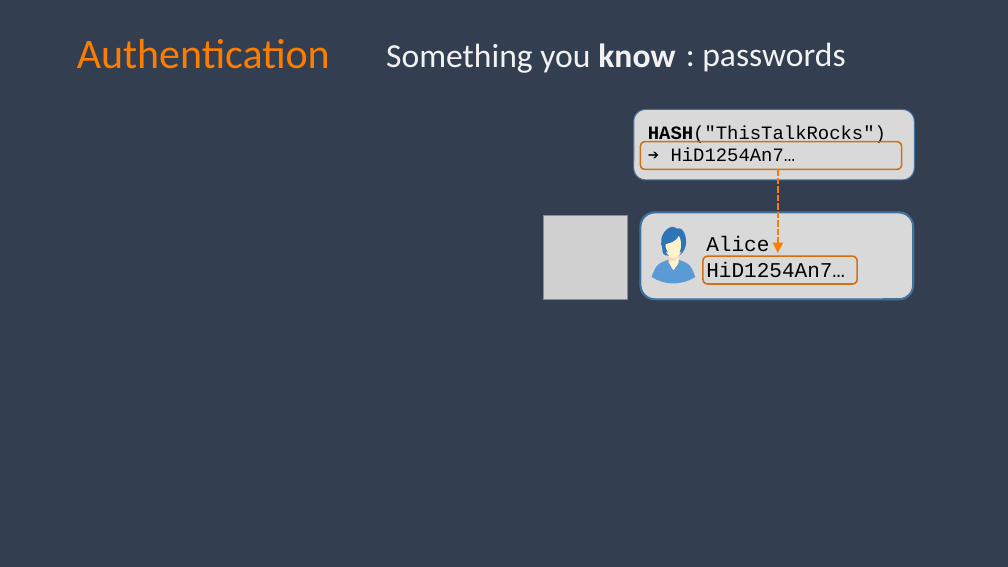
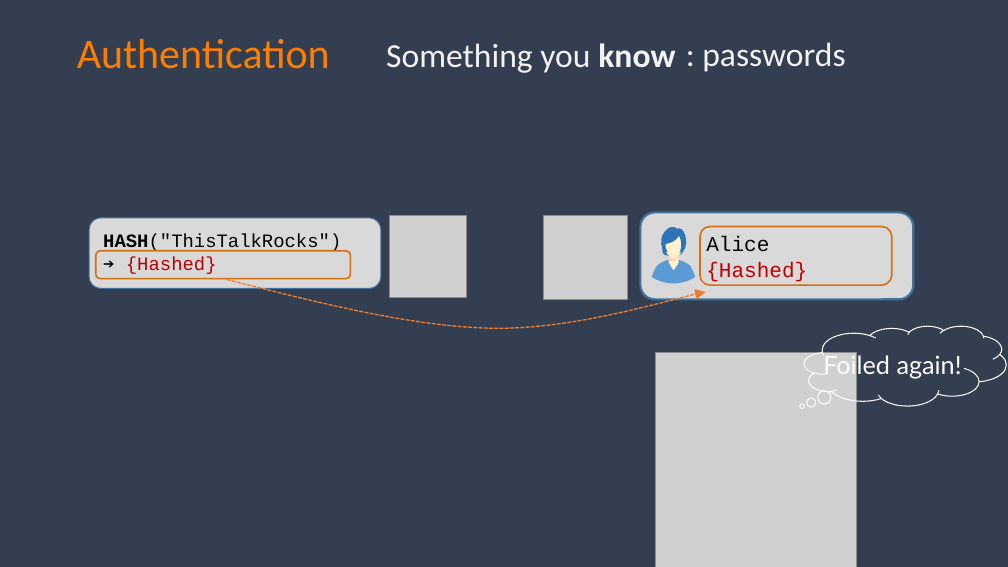
Before and after one commit to spetryjohnson/talk-PracticalAuthForDevs, a slide deck: slide 26 of Authentication for Non-Developers.pptx (slide 27 before the commit). Drawn at 1008x567 pixels with LibreOffice and Linux fonts; fonts in the diff are those of the drawing; grey boxes stand for pictures. Boxes give left, top, right and bottom in pixels: in the first picture for what was removed or moved away, otherwise in the second. Text is boxed around its words. In the diff, an @@ line names an element or a change of style, - is before the commit and + after.

```diff
--- a/Authentication for Non-Developers.pptx
+++ b/Authentication for Non-Developers.pptx
@@ arrow removed from (778, 169) to (778, 253) @@
@@ rounded rectangle: place and size @@
-rounded rectangle at [634, 110, 914, 180]
+rounded rectangle at [89, 218, 381, 288]
@@ text "HASH("ThisTalkRocks")": place and size @@
-text "HASH("ThisTalkRocks")" at [648, 125, 886, 161]
+text "HASH("ThisTalkRocks")" at [103, 234, 341, 274]
@@ picture added at [390, 216, 467, 298] @@
@@ rounded rectangle: place and size @@
-rounded rectangle at [703, 256, 858, 284]
+rounded rectangle at [700, 227, 892, 285]
@@ rounded rectangle: place and size @@
-rounded rectangle at [640, 141, 902, 169]
+rounded rectangle at [96, 251, 351, 279]
@@ text at [126, 257, 217, 274]: text changed; text colour #000000 to #C00000 @@
-➔ HiD1254An7…
+➔ {Hashed}
@@ text at [706, 262, 807, 284]: text changed; text colour #000000 to #C00000 @@
-HiD1254An7…
+{Hashed}
@@ freeform shape added at [225, 271, 706, 338], outline #ED7D31 1.25 pt dashed @@
@@ thought cloud added at [805, 326, 1006, 406], outline #FFFFFF 1 pt @@
@@ picture added at [656, 352, 858, 567] @@
@@ text added at [823, 353, 962, 379], 24 pt, text #FFFFFF @@
+Foiled again!
```
Also in this commit, not shown: 2 other slides changed, 1 slide added, 3 slides removed.
